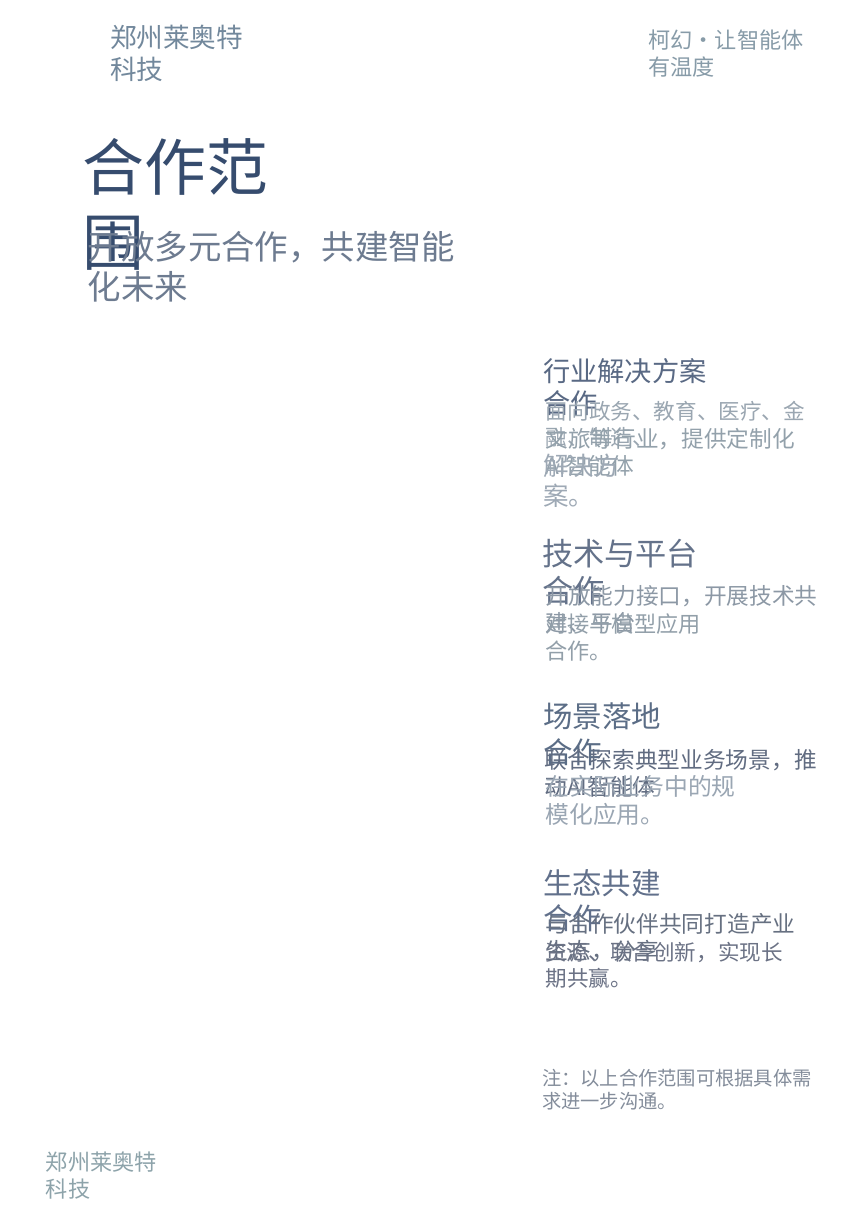
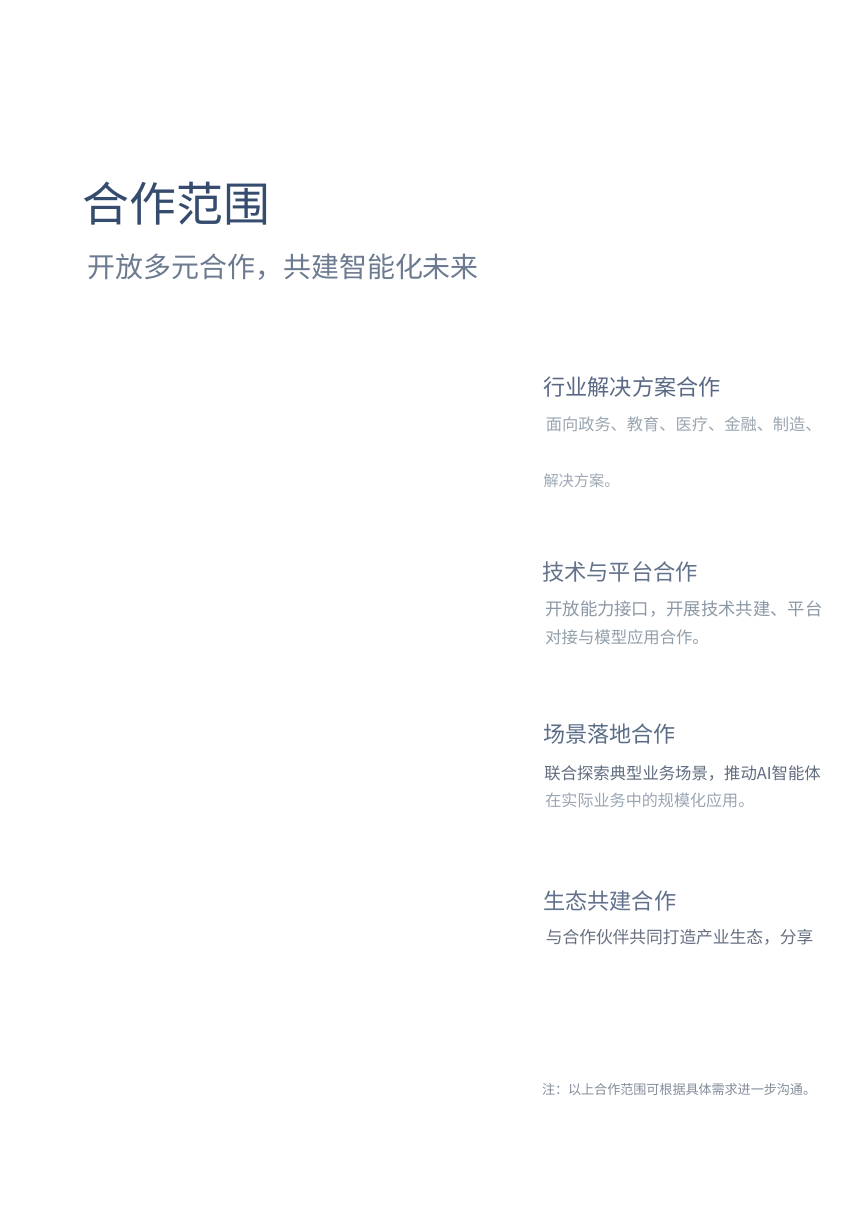
Before and after one commit to xiaoguo96/pdf2pptx, a slide deck: slide 9 of samples/output_测试3_editable.pptx. Drawn at 866x1232 pixels with LibreOffice and Linux fonts; fonts in the diff are those of the drawing; background and template pictures are left out. Boxes give left, top, right and bottom in pixels: in the first picture for what was removed or moved away, otherwise in the second. Text is boxed around its words. In the diff, an @@ line names an element or a change of style, - is before the commit and + after.

```diff
--- a/samples/output_测试3_editable.pptx
+++ b/samples/output_测试3_editable.pptx
@@ text removed at [110, 24, 243, 81] @@
-郑州莱奥特科技
@@ text removed at [648, 29, 803, 77] @@
-柯幻·让智能体有温度
@@ text "合作范围" at [83, 181, 270, 225]: size 60.8 to 46.1 pt @@
@@ text "开放多元合作，共建智能化未来" at [88, 253, 479, 280]: size 32.9 to 27.5 pt @@
@@ text "行业解决方案合作" at [543, 376, 721, 397]: size 26.8 to 21.8 pt @@
@@ text "面向政务、教育、医疗、金融、制造、" at [546, 416, 822, 431]: size 21.2 to 16 pt @@
@@ text removed at [545, 427, 795, 477] @@
-文旅等行业，提供定制化AI智能体
@@ text "解决方案。" at [544, 473, 620, 487]: size 25.1 to 15 pt @@
@@ text "技术与平台合作" at [542, 561, 698, 582]: size 30.7 to 21.9 pt @@
@@ text "开放能力接口，开展技术共建、平台" at [545, 600, 822, 617]: size 22.3 to 17.1 pt @@
@@ text "对接与模型应用合作。" at [545, 629, 708, 644]: size 21.8 to 16.1 pt @@
@@ text "场景落地合作" at [544, 723, 676, 744]: size 29 to 21.7 pt @@
@@ text "联合探索典型业务场景，推动AI智能体" at [544, 765, 820, 781]: size 22.3 to 16.1 pt @@
@@ text "在实际业务中的规模化应用。" at [545, 792, 754, 807]: size 23.4 to 15.8 pt @@
@@ text "生态共建合作" at [543, 890, 676, 911]: size 29 to 21.8 pt @@
@@ text "与合作伙伴共同打造产业生态，分享" at [546, 929, 813, 945]: size 22.3 to 16.5 pt @@
@@ text removed at [545, 940, 782, 988] @@
-资源、联合创新，实现长期共赢。
@@ text "注：以上合作范围可根据具体需求进一步沟通。" at [542, 1083, 816, 1095]: size 19 to 12.9 pt @@
@@ text removed at [46, 1151, 157, 1199] @@
-郑州莱奥特科技
```
Also in this commit, not shown: 7 other slides changed, 2 slides added, 2 slides removed, 26 other files.
